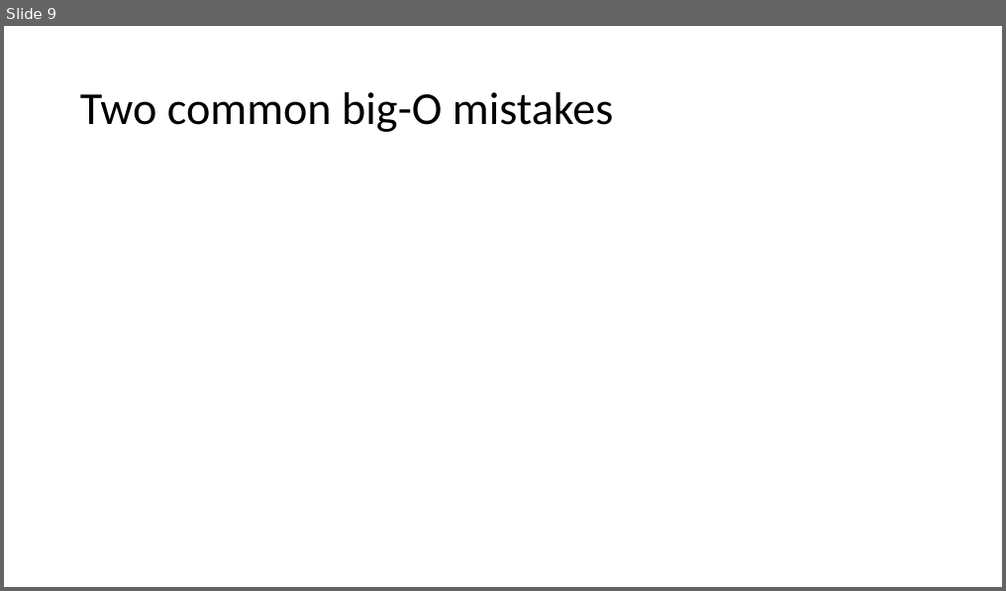
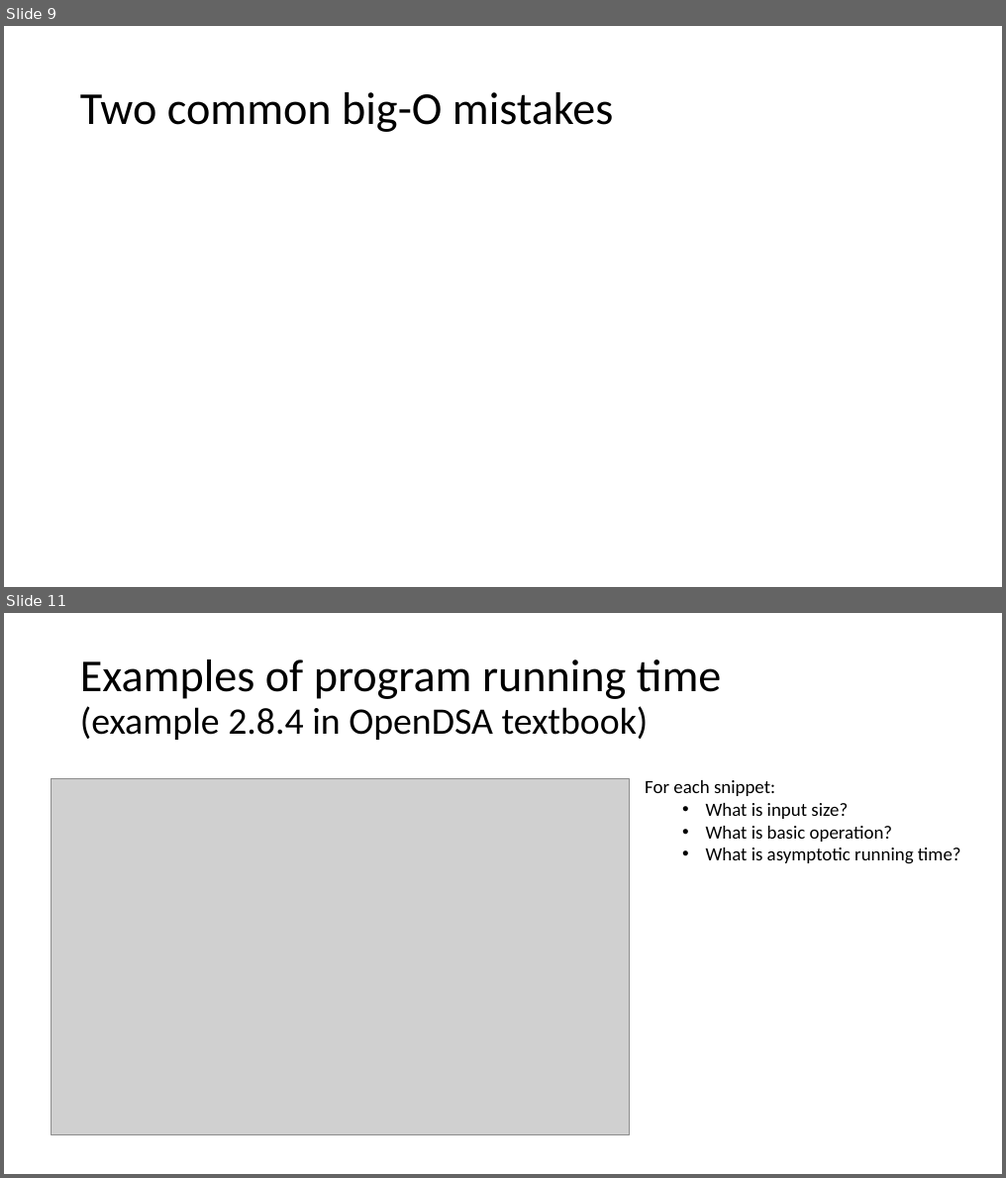
Before and after one commit to dickinson-comp232-fall22/dickinson-comp232-fall22.github.io, a slide deck: resources/class05/asymptotic-notation.pptx. Shown one above the other, each under a label of ours: slide 9 before the commit, slides 9 and 11 after it; the slides between them are not shown. The pictures are 1006x591 and 1006x1178 pixels, drawn with LibreOffice and Linux fonts; fonts in the diff are those of the drawing; grey boxes stand for pictures. Boxes give left, top, right and bottom in pixels: in the first picture for what was removed or moved away, otherwise in the second. Text is boxed around its words. In the diff, an @@ line names an element or a change of style, - is before the commit and + after.

```diff
--- a/resources/class05/asymptotic-notation.pptx
+++ b/resources/class05/asymptotic-notation.pptx
@@ slide 11 added at box(4, 613, 1002, 1174), background #FFFFFF @@
@@ title added at box(80, 660, 722, 740), 36 pt, text #000000 @@
+Examples of program running time
+(example 2.8.4 in OpenDSA textbook)
@@ picture added at box(52, 779, 629, 1136) @@
@@ text added at box(645, 780, 961, 864), 18 pt, text #000000 @@
+For each snippet:
+  • What is input size?
+  • What is basic operation?
+  • What is asymptotic running time?
```
Also in this commit, not shown: 1 slide changed, 2 other slides added.
